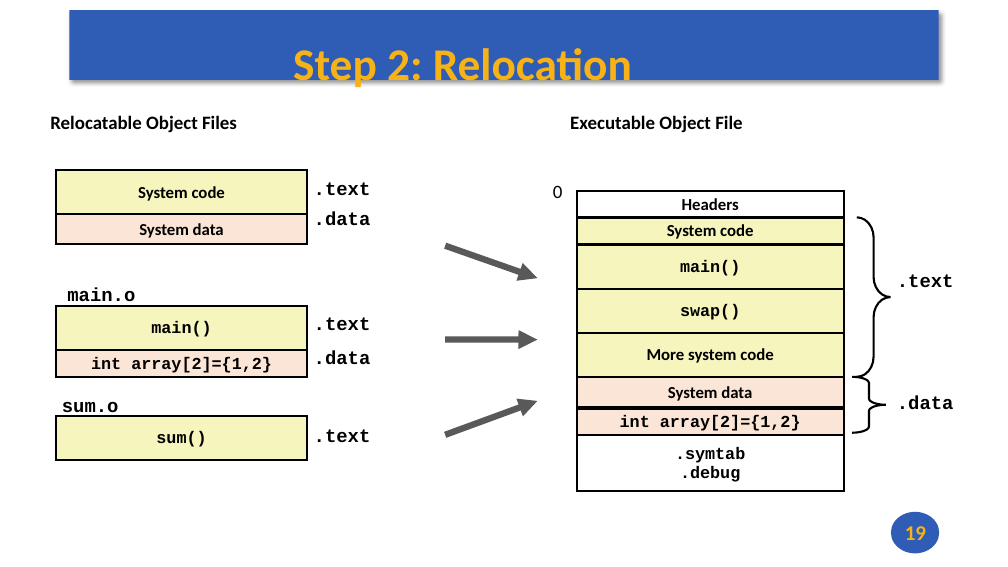
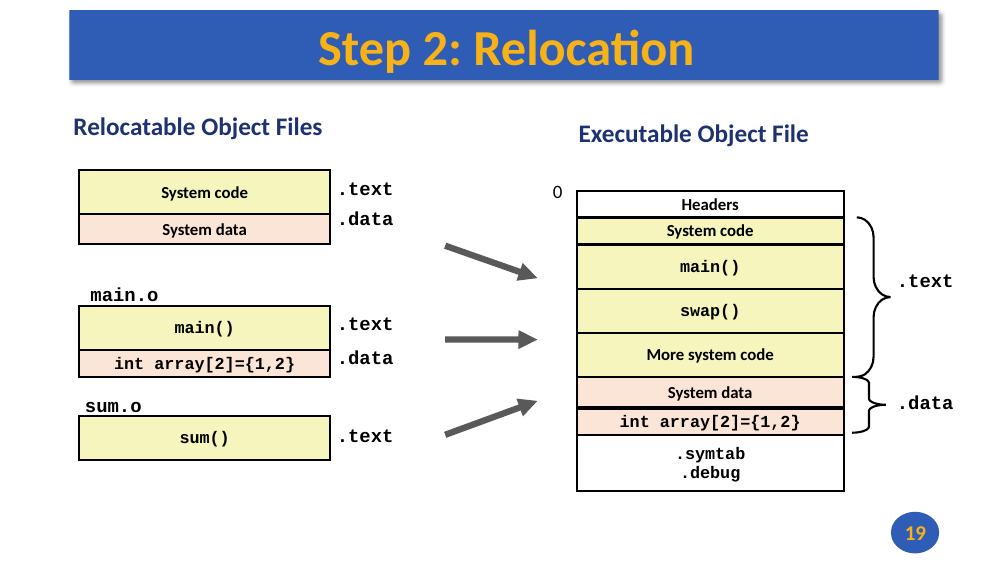
Before and after one commit to andrewt0301/hse-acos-course, a slide deck: slide 19 of docs/part2os/04_Linking/OS_Lecture_04.pptx. Drawn at 1008x567 pixels with LibreOffice and Linux fonts; fonts in the diff are those of the drawing. Boxes give left, top, right and bottom in pixels: in the first picture for what was removed or moved away, otherwise in the second. Text is boxed around its words. In the diff, an @@ line names an element or a change of style, - is before the commit and + after.

```diff
--- a/docs/part2os/04_Linking/OS_Lecture_04.pptx
+++ b/docs/part2os/04_Linking/OS_Lecture_04.pptx
@@ title "Step 2: Relocation": place and size @@
-title "Step 2: Relocation" at [293, 42, 632, 91]
+title "Step 2: Relocation" at [318, 29, 694, 73]
@@ title "Step 2: Relocation" at [318, 29, 694, 73]: size 43.2 to 48 pt @@
@@ text "Relocatable Object Files" at [73, 117, 323, 140]: size 18 to 24 pt, text colour #000000 to #1E3272 @@
@@ text "Relocatable Object Files": place and size @@
-text "Relocatable Object Files" at [50, 115, 237, 133]
+text "Relocatable Object Files" at [73, 117, 323, 140]
@@ text "Executable Object File": place and size @@
-text "Executable Object File" at [570, 115, 742, 133]
+text "Executable Object File" at [579, 124, 809, 147]
@@ text "Executable Object File" at [579, 124, 809, 147]: size 18 to 24 pt, text colour #000000 to #1E3272 @@
@@ 6 texts, 5 rectangles: place and size @@
-6 texts, 5 rectangles at [56, 170, 371, 460]
+6 texts, 5 rectangles at [79, 170, 394, 460]
@@ text "main.o": place and size @@
-text "main.o" at [67, 288, 135, 307]
+text "main.o" at [90, 288, 158, 307]
```
Also in this commit, not shown: 35 other slides changed, 1 other file.
